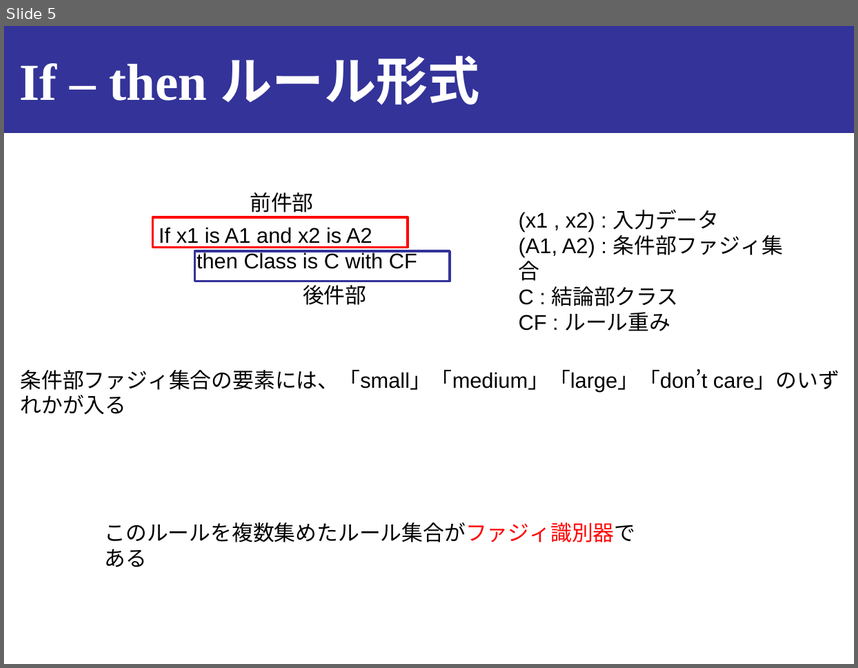
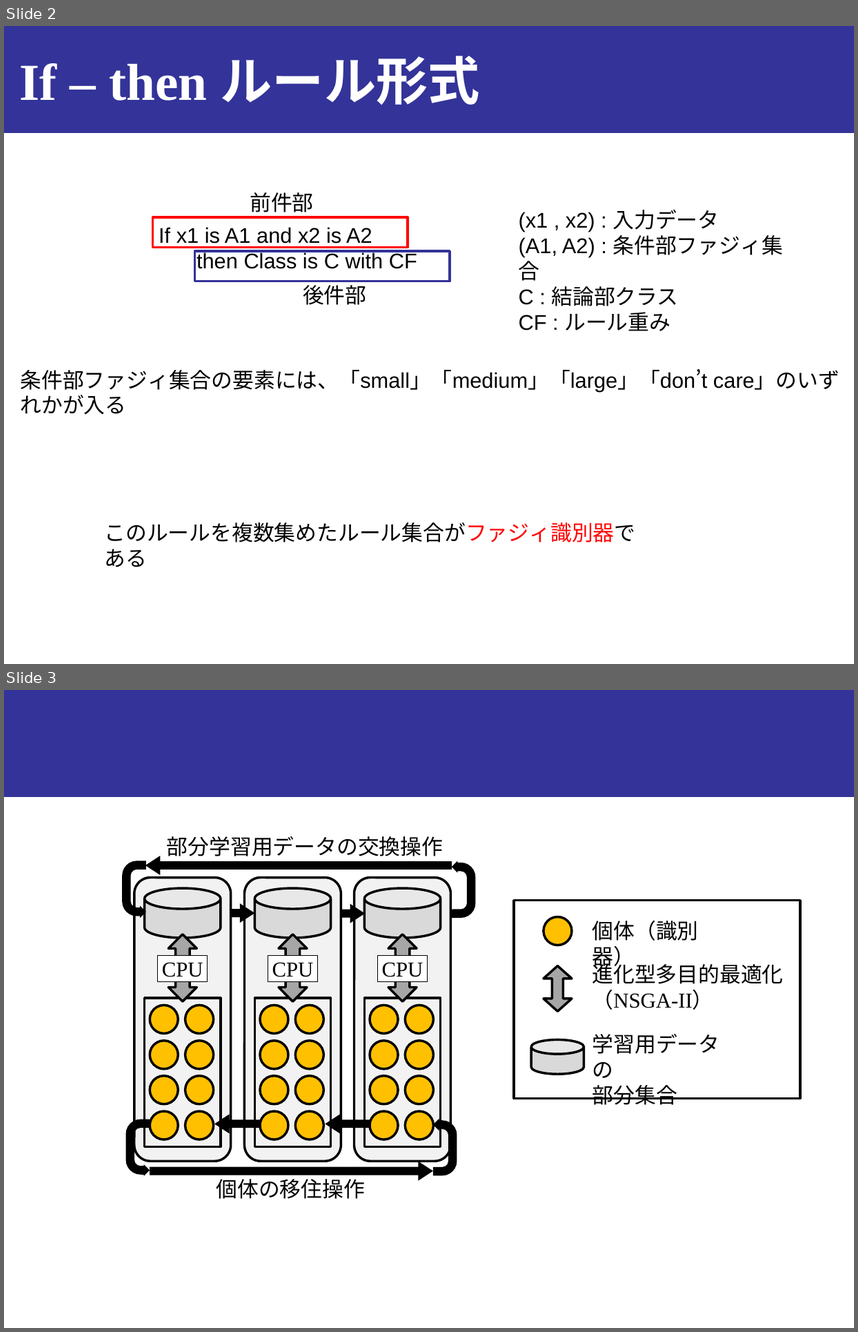
Before and after one commit to onikUone/Junior_slides, a slide deck: Junior_下書き.pptx. Shown one above the other, each under a label of ours: slide 5 before the commit, slides 2 and 3 after it. The pictures are 858x668 and 858x1332 pixels, drawn with LibreOffice and Linux fonts; fonts in the diff are those of the drawing. Boxes give left, top, right and bottom in pixels: in the first picture for what was removed or moved away, otherwise in the second. Text is boxed around its words. In the diff, an @@ line names an element or a change of style, - is before the commit and + after.

```diff
--- a/Junior_下書き.pptx
+++ b/Junior_下書き.pptx
@@ slide 3 added at bbox=[4, 690, 854, 1328], background #FFFFFF; not listed: 1 template element that a slide beside it also shows @@
@@ group added at bbox=[123, 836, 475, 1199]: 24 ellipses, 6 rectangles, 6 left arrows, 4 uturn arrows, 3 rounded rectangles, 3 cylinders, 3 up down arrows, 2 texts @@
+CPU
+CPU
+CPU
+個体の移住操作
+部分学習用データの交換操作
@@ group added at bbox=[514, 900, 800, 1105]: 3 texts, 1 rectangle, 1 ellipse, 1 cylinder, 1 up down arrow @@
+個体（識別器）
+学習用データの
+部分集合
+進化型多目的最適化
+（NSGA-II）
@@ what was slide 5 is now slide 2 @@
```
Also in this commit, not shown: 3 slides removed, 5 other files.
